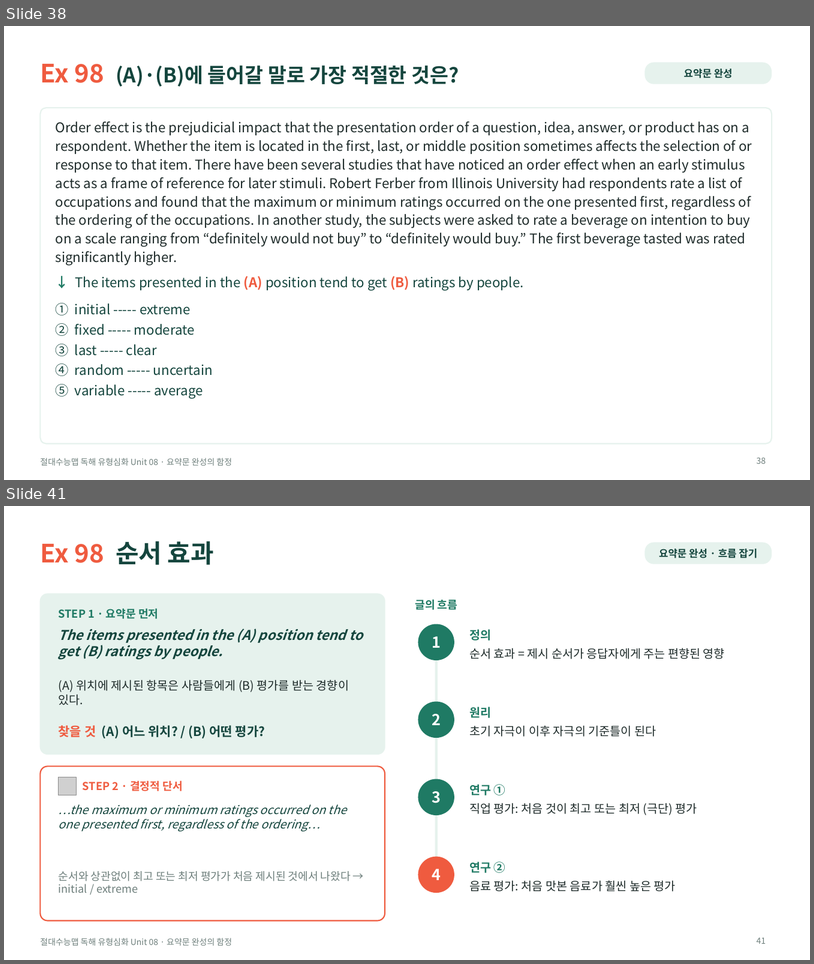
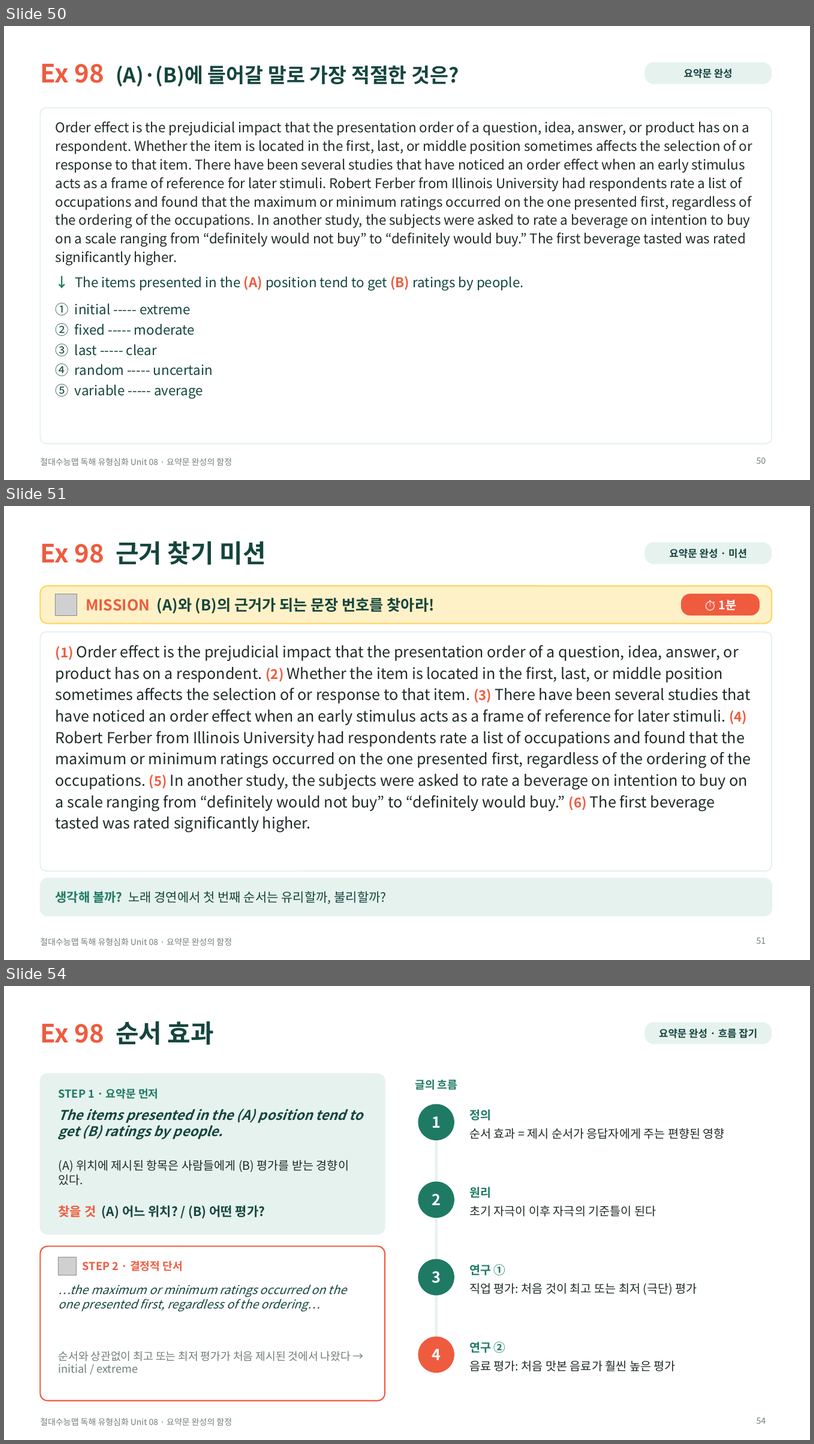
Before and after one commit to HUFSDavid/HUFSDavid, a slide deck: 절대수능맵_독해유형심화_Unit08_수업PPT.pptx. Shown one above the other, each under a label of ours: slides 38 and 41 before the commit, slides 50, 51 and 54 after it; the slides between them are not shown. The pictures are 814x964 and 814x1444 pixels, drawn with LibreOffice and Linux fonts; fonts in the diff are those of the drawing; grey boxes stand for pictures. Boxes give left, top, right and bottom in pixels: in the first picture for what was removed or moved away, otherwise in the second. Text is boxed around its words. In the diff, an @@ line names an element or a change of style, - is before the commit and + after.

```diff
--- a/절대수능맵_독해유형심화_Unit08_수업PPT.pptx
+++ b/절대수능맵_독해유형심화_Unit08_수업PPT.pptx
@@ slide 51 added at [4, 506, 810, 960], background #FFFFFF; not listed: 1 template element that a slide beside it also shows @@
@@ title added at [40, 541, 266, 565], 30 pt, text #14453D, bold @@
+Ex 98 근거 찾기 미션
@@ rounded rectangle added at [645, 542, 772, 564], fill #E6F2ED, 12 pt, text #14453D, bold @@
+요약문 완성 · 미션
@@ rounded rectangle added at [40, 586, 772, 624], fill #FFF1C7, outline #FFD45C 1.5 pt @@
@@ picture added at [56, 594, 77, 615] @@
@@ rounded rectangle added at [681, 594, 760, 615], fill #EF5B3F, 14 pt, text #FFFFFF, bold @@
+⏱ 1분
@@ text added at [86, 598, 435, 613], 18 pt, text #14453D, bold @@
+MISSION (A)와 (B)의 근거가 되는 문장 번호를 찾아라!
@@ rounded rectangle added at [40, 632, 772, 871], fill #FFFFFF, outline #E6F2ED 1.5 pt @@
@@ text added at [56, 645, 752, 832], 18 pt, text #1E2B2A @@
+(1) Order effect is the prejudicial impact that the presentation order of a question, idea, answer, or product has on a respondent. (2) Whether the item is located in the first, last, or middle position sometimes affects the selection of or response to that item. (3) There have been several studies that have noticed an order effect when an early stimulus acts as a frame of reference for later stimuli. (4) Robert Ferber from Illinois University had respondents rate a list of occupations and found that the maximum or minimum ratings occurred on the one presented first, regardless of the ordering of the occupations. (5) In another study, the subjects were asked to rate a beverage on intention to buy on a scale ranging from “definitely would not buy” to “definitely would buy.” (6) The first beverage tasted was rated significantly higher.
@@ rounded rectangle added at [40, 878, 772, 916], fill #E6F2ED, outline #E6F2ED 1 pt @@
@@ text added at [56, 891, 387, 904], 15 pt, text #14453D @@
+생각해 볼까? 노래 경연에서 첫 번째 순서는 유리할까, 불리할까?
@@ page number added at [757, 937, 767, 943], 10 pt, text #6E7F7C @@
+51
@@ what was slide 38 is now slide 50 @@
@@ page number at [757, 457, 767, 463]: text changed @@
-38
+50
@@ what was slide 41 is now slide 54 @@
@@ page number at [757, 1417, 767, 1423]: text changed @@
-41
+54
```
Also in this commit, not shown: 40 slides changed, 29 other slides added, 5 other files.
